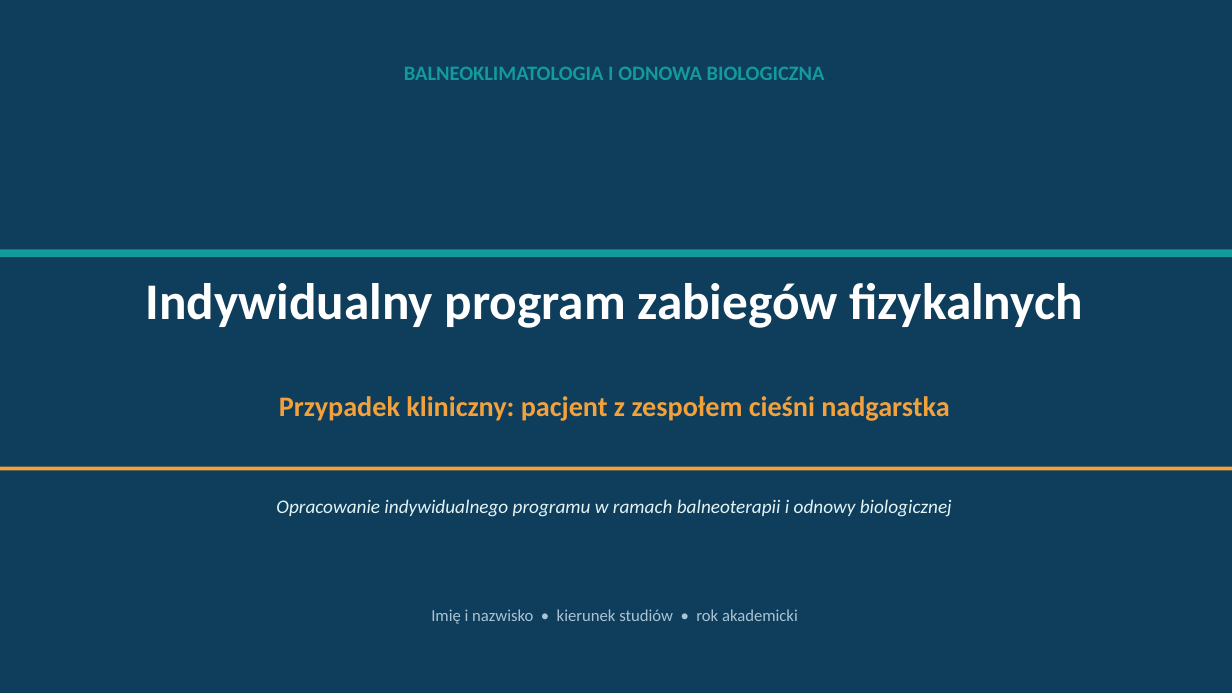
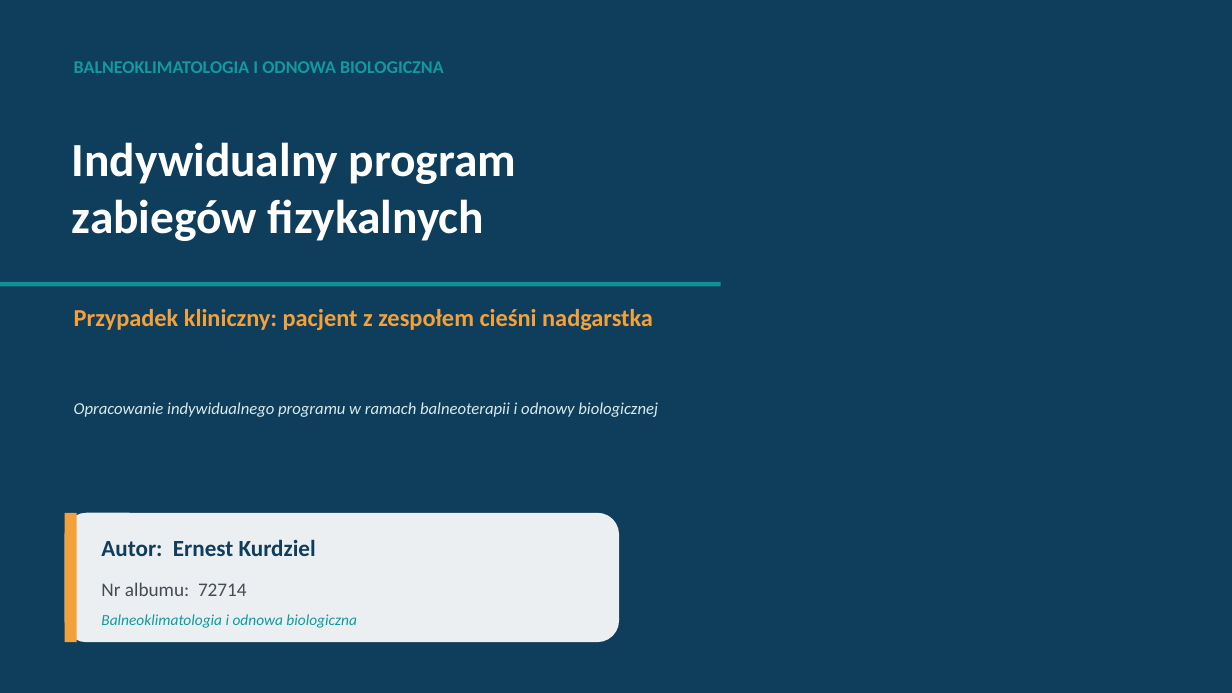
Before and after one commit to ernestkurdziel-max/eqwdfqae, a slide deck: slide 1 of Zespol_ciesni_nadgarstka_prezentacja.pptx. Drawn at 1232x693 pixels with LibreOffice and Linux fonts; fonts in the diff are those of the drawing; background and template pictures are left out. Boxes give left, top, right and bottom in pixels: in the first picture for what was removed or moved away, otherwise in the second. Text is boxed around its words. In the diff, an @@ line names an element or a change of style, - is before the commit and + after.

```diff
--- a/Zespol_ciesni_nadgarstka_prezentacja.pptx
+++ b/Zespol_ciesni_nadgarstka_prezentacja.pptx
@@ rectangle added at bbox=[0, 0, 721, 693], fill #0F3D5C at 62% opacity @@
@@ text "BALNEOKLIMATOLOGIA I ODNOWA BIOLOGICZNA": place and size @@
-text "BALNEOKLIMATOLOGIA I ODNOWA BIOLOGICZNA" at bbox=[404, 67, 825, 80]
+text "BALNEOKLIMATOLOGIA I ODNOWA BIOLOGICZNA" at bbox=[74, 61, 444, 73]
@@ text "BALNEOKLIMATOLOGIA I ODNOWA BIOLOGICZNA" at bbox=[74, 61, 444, 73]: size 16 to 14 pt; alignment centre to left @@
@@ text "Indywidualny program zabiegów fizykalnych": place and size @@
-text "Indywidualny program zabiegów fizykalnych" at bbox=[145, 283, 1083, 328]
+text "Indywidualny program zabiegów fizykalnych" at bbox=[72, 142, 516, 241]
@@ text "Indywidualny program zabiegów fizykalnych" at bbox=[72, 142, 516, 241]: size 40 to 37 pt; alignment centre to left @@
@@ rectangle removed at bbox=[0, 250, 1232, 257] @@
@@ rectangle added at bbox=[0, 282, 721, 287], fill #129A9C at 90% opacity @@
@@ text "Przypadek kliniczny: pacjent z zespołem ...": place and size @@
-text "Przypadek kliniczny: pacjent z zespołem ..." at bbox=[279, 396, 949, 421]
+text "Przypadek kliniczny: pacjent z zespołem ..." at bbox=[74, 309, 653, 330]
@@ text "Przypadek kliniczny: pacjent z zespołem ..." at bbox=[74, 309, 653, 330]: size 22 to 19 pt; alignment centre to left; line spacing 1 to 1.05 @@
@@ text "Opracowanie indywidualnego programu w ramach ...": place and size @@
-text "Opracowanie indywidualnego programu w ramach ..." at bbox=[276, 499, 952, 517]
+text "Opracowanie indywidualnego programu w ramach ..." at bbox=[74, 402, 658, 417]
@@ text "Opracowanie indywidualnego programu w ramach ..." at bbox=[74, 402, 658, 417]: size 15 to 13 pt, text colour #E3F4F4 to #D9EAEA; alignment centre to left; line spacing 1 to 1.05 @@
@@ rectangle removed at bbox=[0, 467, 1232, 470] @@
@@ rounded rectangle added at bbox=[65, 513, 619, 642], fill #FFFFFF at 92% opacity @@
@@ rectangle added at bbox=[65, 513, 77, 642], fill #F2A13B @@
@@ text added at bbox=[101, 539, 316, 556], 18 pt, text #0F3D5C, bold @@
+Autor: Ernest Kurdziel
@@ text added at bbox=[101, 582, 247, 596], 15 pt, text #444B52 @@
+Nr albumu: 72714
@@ text added at bbox=[101, 614, 356, 628], 12 pt, text #129A9C, italic @@
+Balneoklimatologia i odnowa biologiczna
@@ text removed at bbox=[431, 609, 798, 624] @@
-Imię i nazwisko • kierunek studiów • rok akademicki
```
Also in this commit, not shown: 11 other slides changed, 3 slides added, 1 slide removed, 11 other files.
